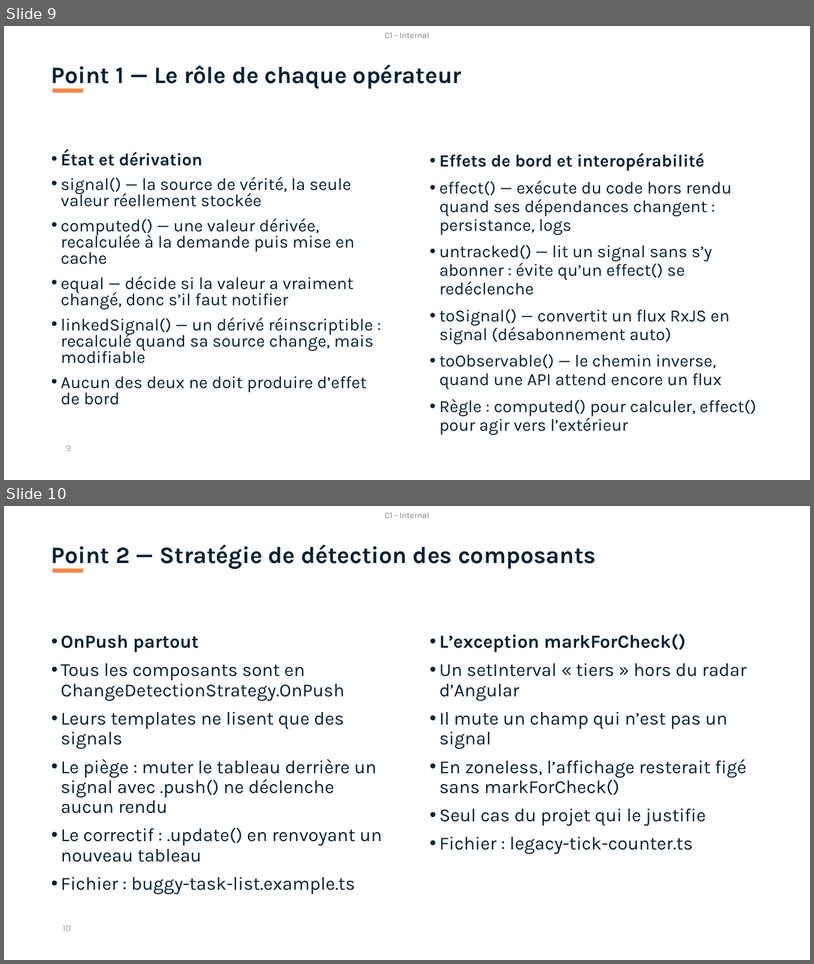
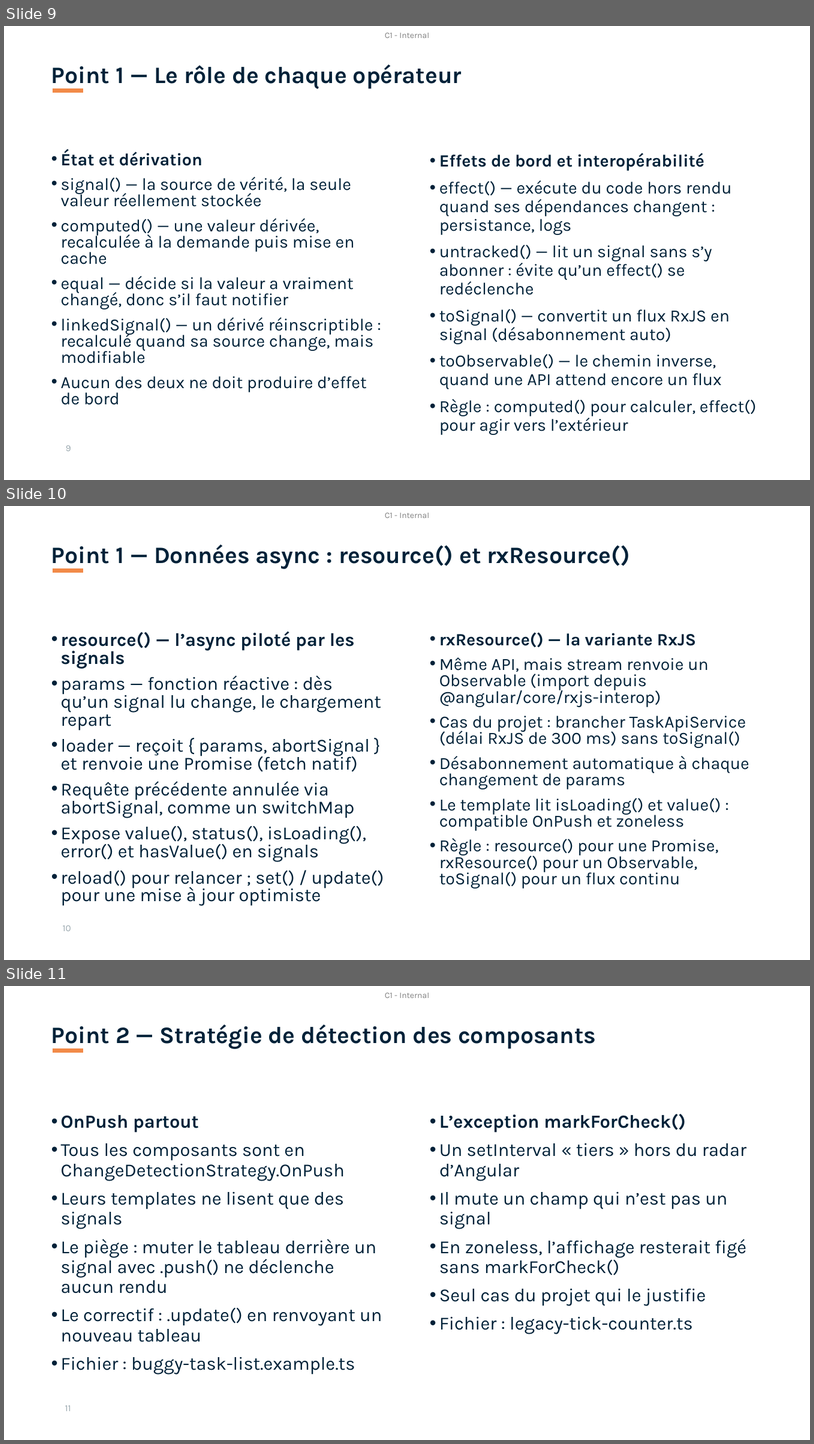
Before and after one commit to lguyot-gnx/angular-training, a slide deck: Angular Training — Signals, détection, DI.pptx. Shown one above the other, each under a label of ours: slides 9 and 10 before the commit, slides 9, 10 and 11 after it. The pictures are 814x964 and 814x1444 pixels, drawn with LibreOffice and Linux fonts; fonts in the diff are those of the drawing; background and template pictures are left out. Boxes give left, top, right and bottom in pixels: in the first picture for what was removed or moved away, otherwise in the second. Text is boxed around its words. In the diff, an @@ line names an element or a change of style, - is before the commit and + after.

```diff
--- a/Angular Training — Signals, détection, DI.pptx
+++ b/Angular Training — Signals, détection, DI.pptx
@@ slide 10 added at (4, 506, 810, 960), background #FFFFFF; not listed: 2 template elements that a slide beside it also shows @@
@@ title added at (51, 544, 630, 569), 28 pt, text #002138, bold @@
+Point 1 — Données async : resource() et rxResource()
@@ line added from (53, 571) to (83, 571), #F28A48 5 pt @@
@@ text added at (61, 631, 384, 906), 22 pt, text #002138 @@
+• resource() — l’async piloté par les signals
+• params — fonction réactive : dès qu’un signal lu change, le chargement repart
+• loader — reçoit { params, abortSignal } et renvoie une Promise (fetch natif)
+• Requête précédente annulée via abortSignal, comme un switchMap
+• Expose value(), status(), isLoading(), error() et hasValue() en signals
+• reload() pour relancer ; set() / update() pour une mise à jour optimiste
@@ text added at (440, 632, 750, 888), 20.4 pt, text #002138 @@
+• rxResource() — la variante RxJS
+• Même API, mais stream renvoie un Observable (import depuis @angular/core/rxjs-interop)
+• Cas du projet : brancher TaskApiService (délai RxJS de 300 ms) sans toSignal()
+• Désabonnement automatique à chaque changement de params
+• Le template lit isLoading() et value() : compatible OnPush et zoneless
+• Règle : resource() pour une Promise, rxResource() pour un Observable, toSignal() pour un flux continu
@@ what was slide 10 is now slide 11 @@
@@ page number at (65, 1405, 71, 1411): text changed @@
-10
+11
```
Also in this commit, not shown: 10 other files.
